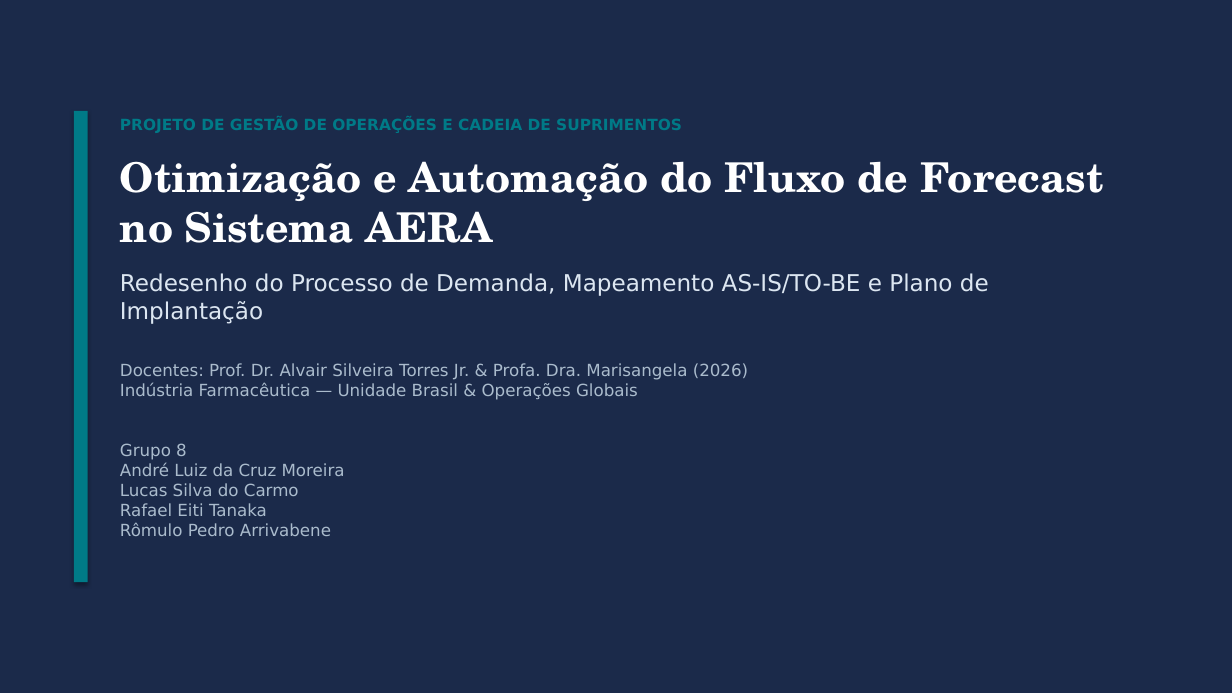
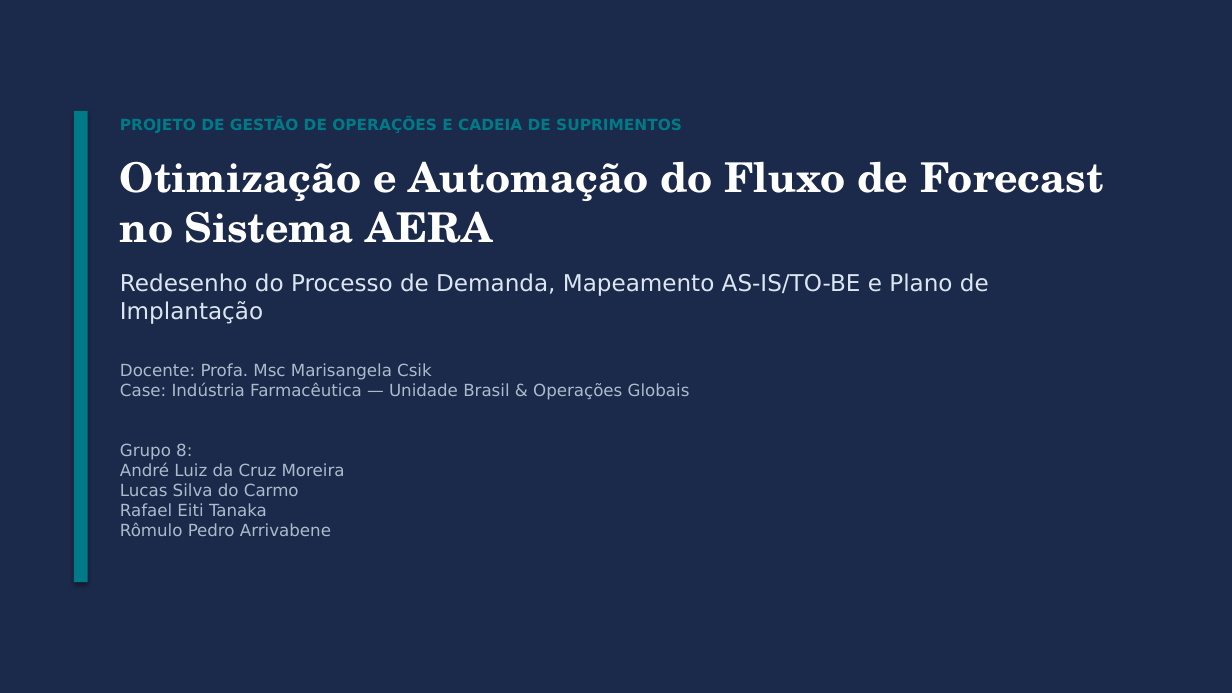
Before and after one commit to andremoreirafocus/gestao-ops-estudo-caso, a slide deck: slide 1 of projeto_go_cs_forecast_aera-v8.pptx. Drawn at 1232x693 pixels with LibreOffice and Linux fonts; fonts in the diff are those of the drawing. Boxes give left, top, right and bottom in pixels: in the first picture for what was removed or moved away, otherwise in the second. Text is boxed around its words. In the diff, an @@ line names an element or a change of style, - is before the commit and + after.

Commit message:
feat: ajustes na capa da apresentação e pdf

```diff
--- a/projeto_go_cs_forecast_aera-v8.pptx
+++ b/projeto_go_cs_forecast_aera-v8.pptx
@@ text at box(120, 363, 690, 460): text changed @@
-Docentes: Prof. Dr. Alvair Silveira Torres Jr. & Profa. Dra. Marisangela (2026)
-Indústria Farmacêutica — Unidade Brasil & Operações Globais
-Grupo 8
+Docente: Profa. Msc Marisangela Csik
+Case: Indústria Farmacêutica — Unidade Brasil & Operações Globais
+Grupo 8:
```
Also in this commit, not shown: 1 other file.
